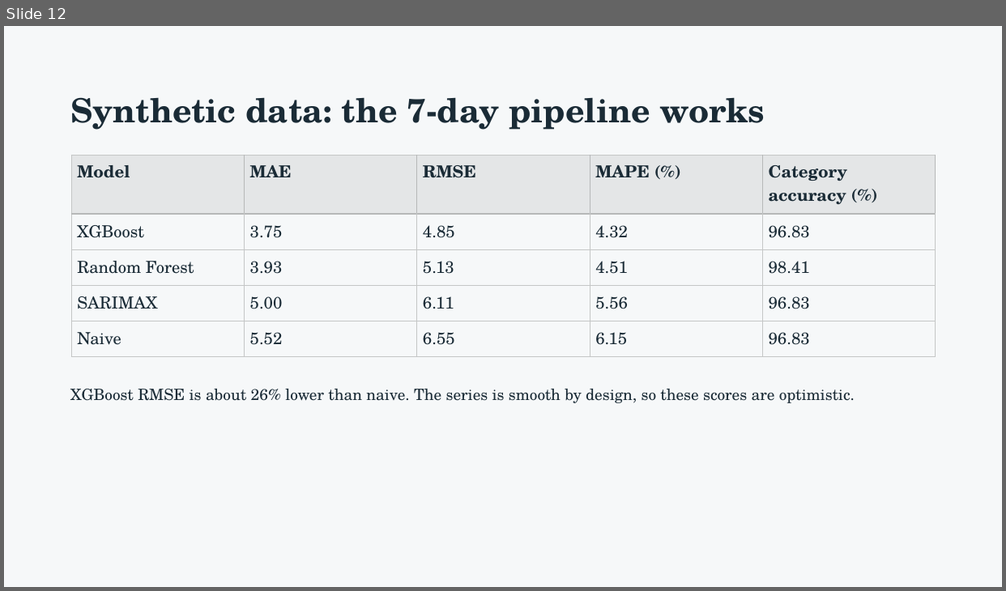
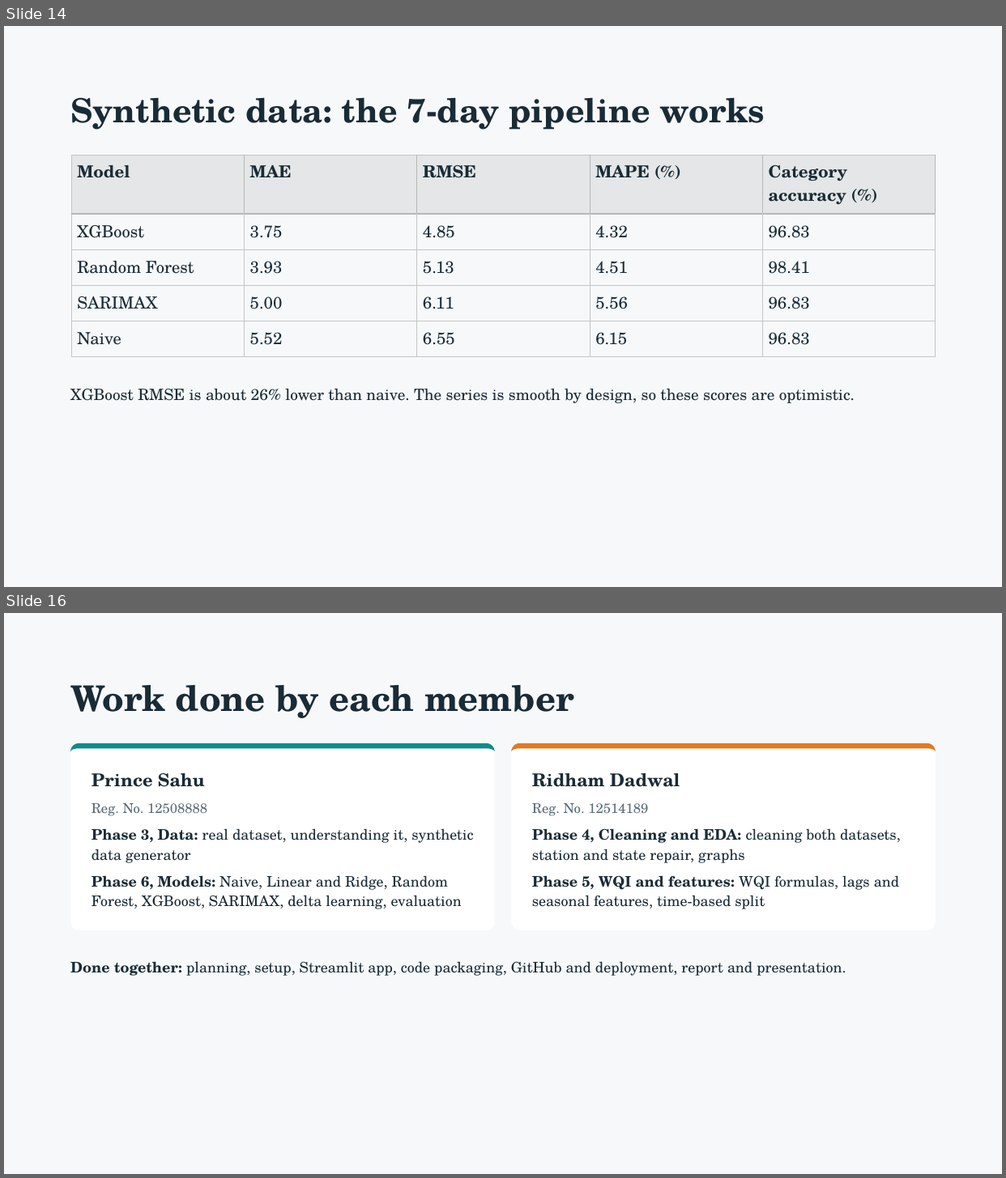
Before and after one commit to princesahu500000-cpu/ai-water-quality-forecasting, a slide deck: report/AI Water Quality Forecasting System - CSE276 CA1 (P18).pptx. Shown one above the other, each under a label of ours: slide 12 before the commit, slides 14 and 16 after it; the slides between them are not shown. The pictures are 1006x591 and 1006x1178 pixels, drawn with LibreOffice and Linux fonts; fonts in the diff are those of the drawing. Boxes give left, top, right and bottom in pixels: in the first picture for what was removed or moved away, otherwise in the second. Text is boxed around its words. In the diff, an @@ line names an element or a change of style, - is before the commit and + after.

Commit message:
Final report and presentation

```diff
--- a/report/AI Water Quality Forecasting System - CSE276 CA1 (P18).pptx
+++ b/report/AI Water Quality Forecasting System - CSE276 CA1 (P18).pptx
@@ slide 16 added at box(4, 613, 1002, 1174), background #F6F8F9 @@
@@ title added at box(70, 685, 574, 718), 34 pt, text #1A2B36, bold @@
+Work done by each member
@@ rounded rectangle added at box(70, 743, 495, 931), fill #FFFFFF @@
@@ freeform shape added at box(70, 743, 495, 931), fill #0F8B8D @@
@@ rounded rectangle added at box(512, 743, 936, 931), fill #FFFFFF @@
@@ freeform shape added at box(512, 743, 936, 931), fill #E07A1F @@
@@ text added at box(91, 773, 205, 787), 17 pt, text #1A2B36, bold @@
+Prince Sahu
@@ text added at box(532, 773, 680, 787), 17 pt, text #1A2B36, bold @@
+Ridham Dadwal
@@ text added at box(91, 803, 207, 816), 13 pt, text #5A6B76 @@
+Reg. No. 12508888
@@ text added at box(532, 803, 648, 816), 13 pt, text #5A6B76 @@
+Reg. No. 12514189
@@ text added at box(91, 828, 473, 863), 14 pt, text #1A2B36 @@
+Phase 3, Data: real dataset, understanding it, synthetic data generator
@@ text added at box(532, 828, 901, 863), 14 pt, text #1A2B36 @@
+Phase 4, Cleaning and EDA: cleaning both datasets, station and state repair, graphs
@@ text added at box(91, 875, 462, 909), 14 pt, text #1A2B36 @@
+Phase 6, Models: Naive, Linear and Ridge, Random Forest, XGBoost, SARIMAX, delta learning, evaluation
@@ text added at box(532, 875, 899, 909), 14 pt, text #1A2B36 @@
+Phase 5, WQI and features: WQI formulas, lags and seasonal features, time-based split
@@ text added at box(70, 961, 846, 976), 14 pt, text #1A2B36 @@
+Done together: planning, setup, Streamlit app, code packaging, GitHub and deployment, report and presentation.
@@ what was slide 12 is now slide 14 @@
```
Also in this commit, not shown: 4 slides changed, 3 other slides added, 1 other file.
